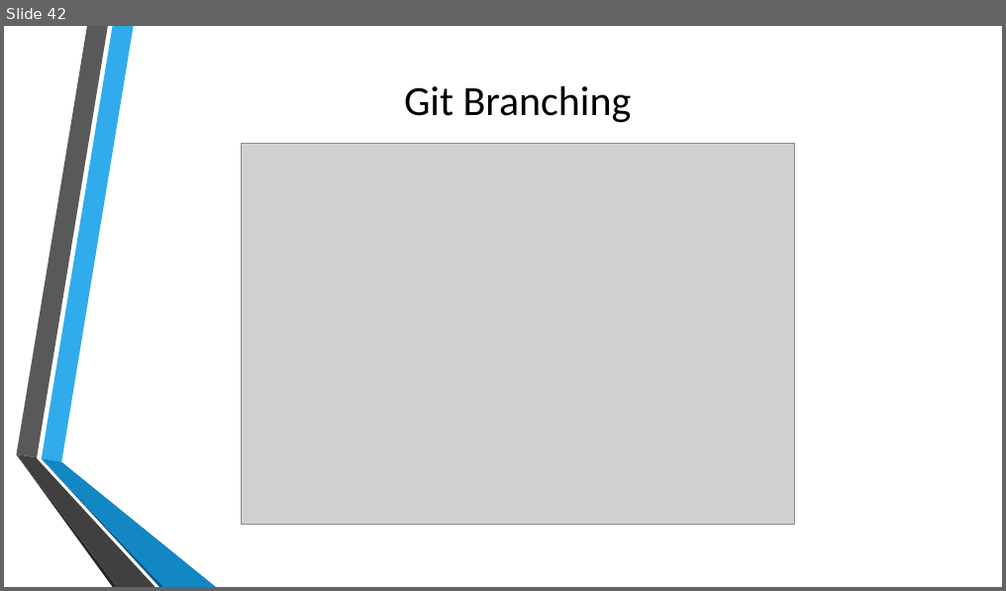
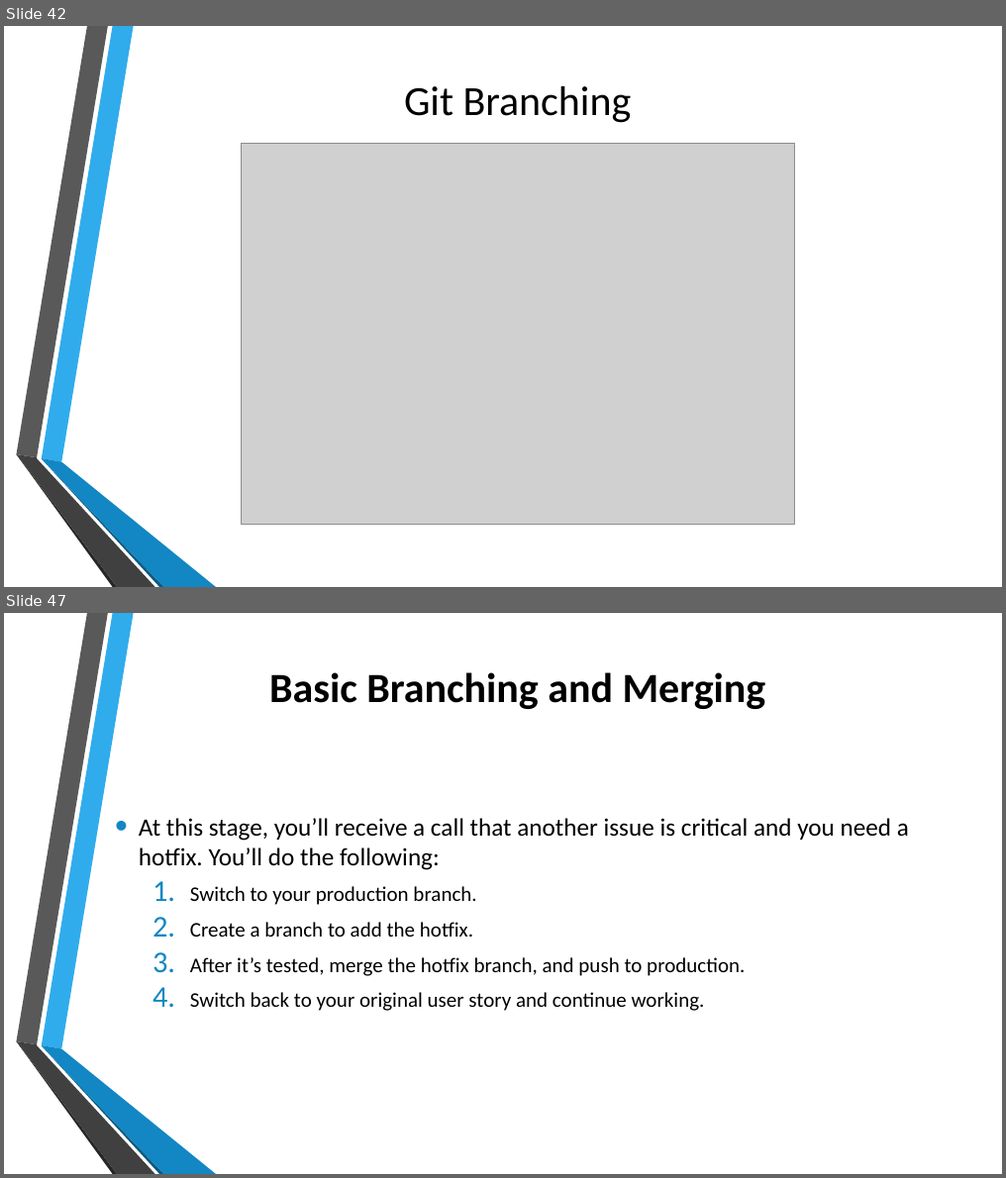
Before and after one commit to errol20/GitPPT, a slide deck: Version Control using Git.pptx. Shown one above the other, each under a label of ours: slide 42 before the commit, slides 42 and 47 after it; the slides between them are not shown. The pictures are 1006x591 and 1006x1178 pixels, drawn with LibreOffice and Linux fonts; fonts in the diff are those of the drawing; grey boxes stand for pictures; background and template pictures are left out. Boxes give left, top, right and bottom in pixels: in the first picture for what was removed or moved away, otherwise in the second. Text is boxed around its words. In the diff, an @@ line names an element or a change of style, - is before the commit and + after.

```diff
--- a/Version Control using Git.pptx
+++ b/Version Control using Git.pptx
@@ slide 47 added at box(4, 613, 1002, 1174), background picture (left out); not listed: 6 template elements that a slide beside it also shows @@
@@ title added at box(269, 672, 766, 709), 40 pt, text #000000, bold @@
+Basic Branching and Merging
@@ text added at box(139, 818, 909, 1011), 20 pt, text #000000 @@
+• At this stage, you’ll receive a call that another issue is critical and you need a hotfix. You’ll do the following:
+  1. Switch to your production branch.
+  2. Create a branch to add the hotfix.
+  3. After it’s tested, merge the hotfix branch, and push to production.
+  4. Switch back to your original user story and continue working.
```
Also in this commit, not shown: 1 slide changed, 3 other slides added.
